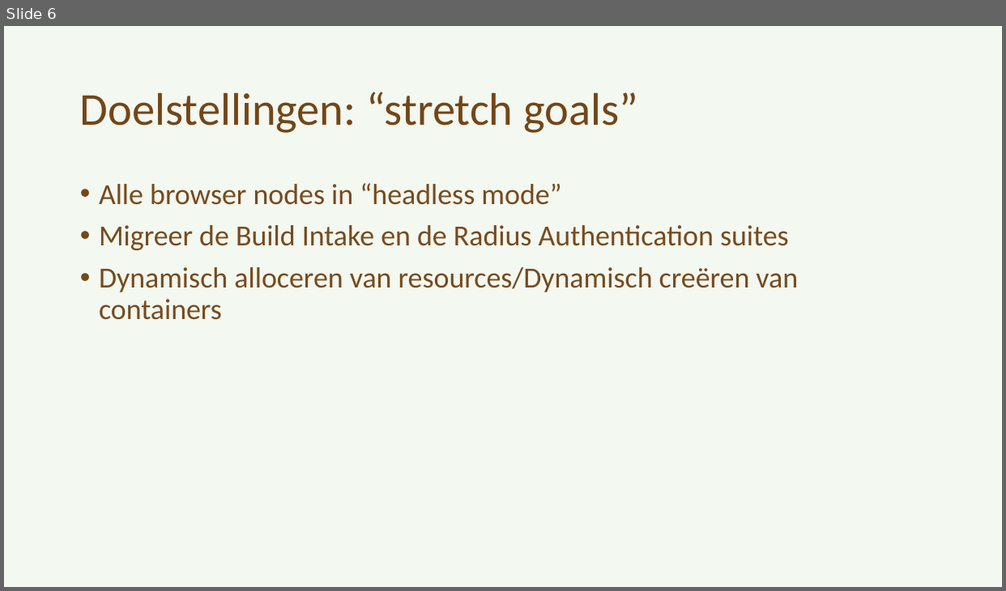
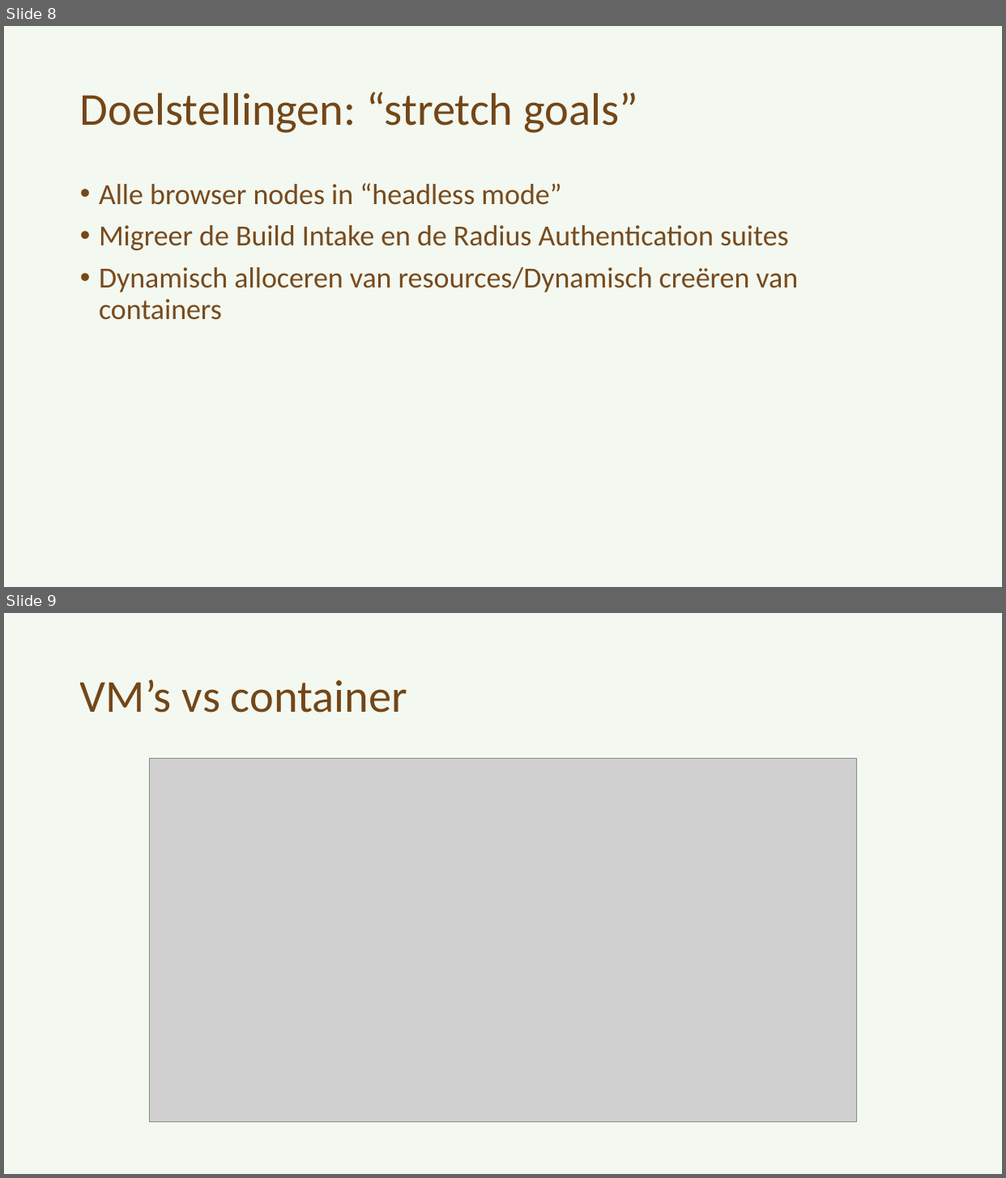
Before and after one commit to Arnonator/thesisDocs, a slide deck: Presentaties/tussentijdse_presentatie_arno_willaert.pptx. Shown one above the other, each under a label of ours: slide 6 before the commit, slides 8 and 9 after it. The pictures are 1006x591 and 1006x1178 pixels, drawn with LibreOffice and Linux fonts; fonts in the diff are those of the drawing; grey boxes stand for pictures. Boxes give left, top, right and bottom in pixels: in the first picture for what was removed or moved away, otherwise in the second. Text is boxed around its words. In the diff, an @@ line names an element or a change of style, - is before the commit and + after.

```diff
--- a/Presentaties/tussentijdse_presentatie_arno_willaert.pptx
+++ b/Presentaties/tussentijdse_presentatie_arno_willaert.pptx
@@ slide 9 added at [4, 613, 1002, 1174], background #70AD47 at 8% opacity @@
@@ title added at [80, 679, 407, 713], 44 pt, text #663300 at 90% opacity @@
+VM’s vs container
@@ picture added at [149, 759, 858, 1122] @@
@@ what was slide 6 is now slide 8 @@
```
Also in this commit, not shown: 3 slides changed, 9 other slides added, 15 other files.
